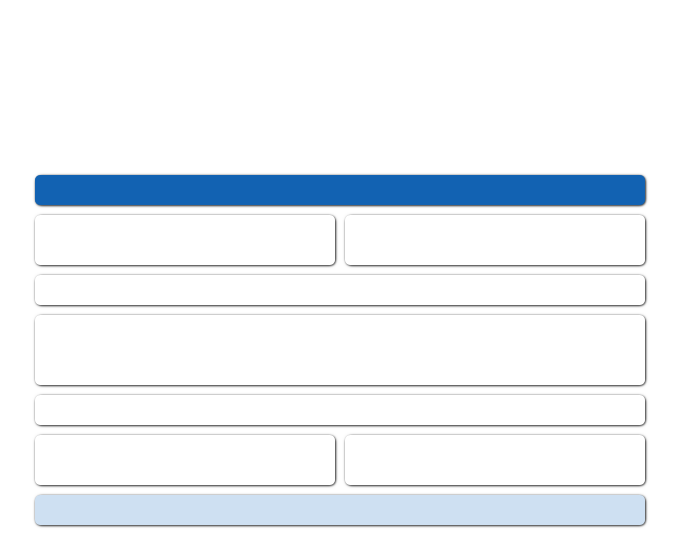
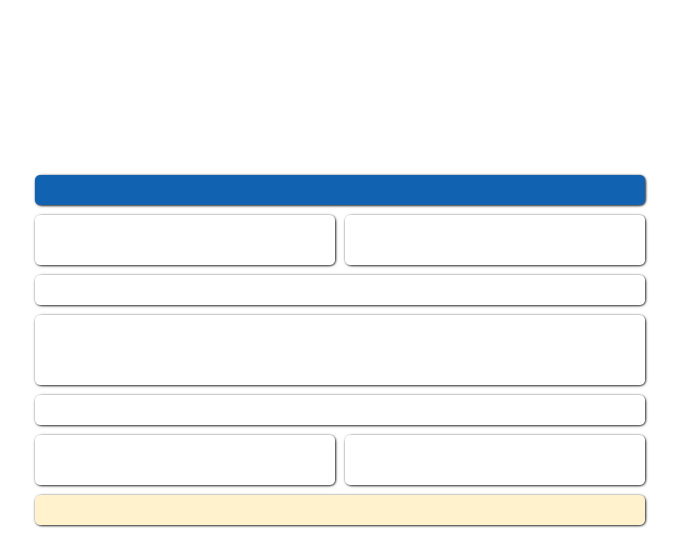
Layers edited between the first and the second 680px x 550px image:
pixels changed over [left=35, top=495, right=645, bottom=525] (layer not identified)
